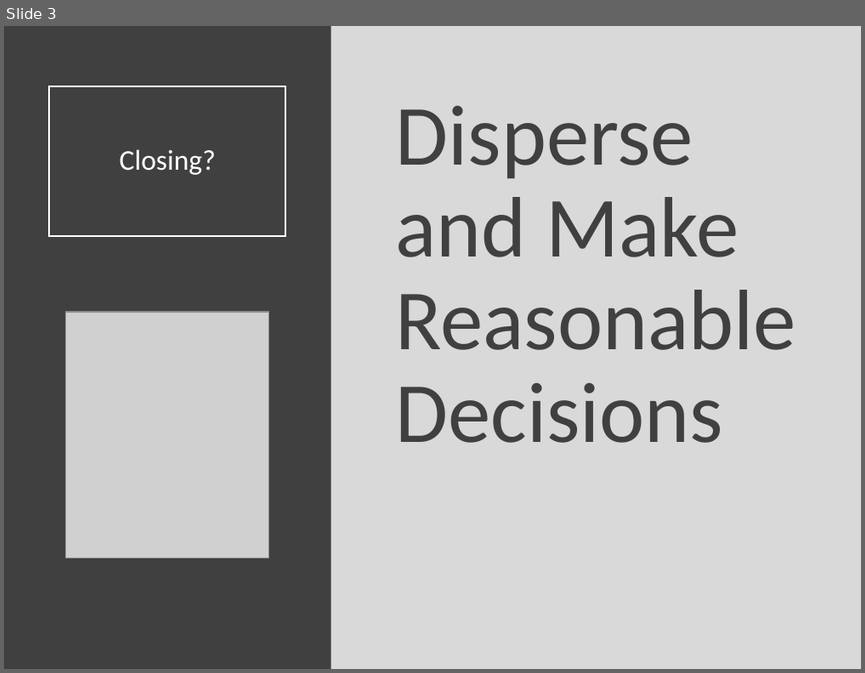
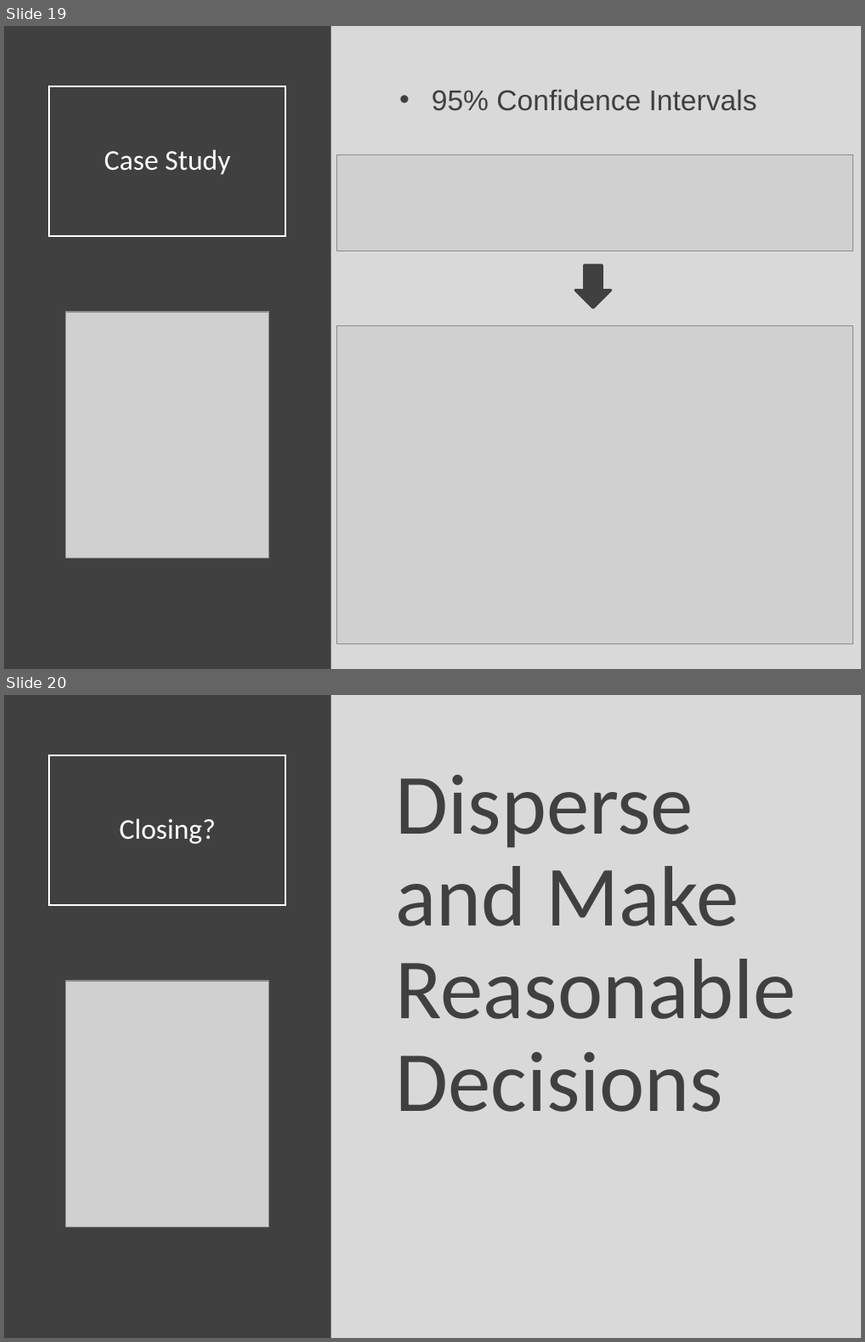
Before and after one commit to Yixf-Self/STOR320_WEBSITE, a slide deck: Lecture/Lecture 6/Lecture 6.pptx. Shown one above the other, each under a label of ours: slide 3 before the commit, slides 19 and 20 after it. The pictures are 865x673 and 865x1342 pixels, drawn with LibreOffice and Linux fonts; fonts in the diff are those of the drawing; grey boxes stand for pictures. Boxes give left, top, right and bottom in pixels: in the first picture for what was removed or moved away, otherwise in the second. Text is boxed around its words. In the diff, an @@ line names an element or a change of style, - is before the commit and + after.

```diff
--- a/Lecture/Lecture 6/Lecture 6.pptx
+++ b/Lecture/Lecture 6/Lecture 6.pptx
@@ slide 19 added at (4,26,861,669), background #D9D9D9 @@
@@ rectangle added at (4,26,331,669), fill #404040 @@
@@ title added at (49,86,286,236), outline #FFFFFF 1.5 pt, 24 pt, text #FFFFFF @@
+Case Study
@@ text added at (432,89,757,111), 24 pt, text #404040 @@
+• 95% Confidence Intervals
@@ picture added at (336,154,852,250) @@
@@ down arrow added at (575,265,612,308), fill #404040, outline #404040 2 pt @@
@@ picture added at (66,312,268,557) @@
@@ picture added at (336,326,852,644) @@
@@ what was slide 3 is now slide 20 @@
```
Also in this commit, not shown: 1 slide changed, 16 other slides added, 6 other files.
